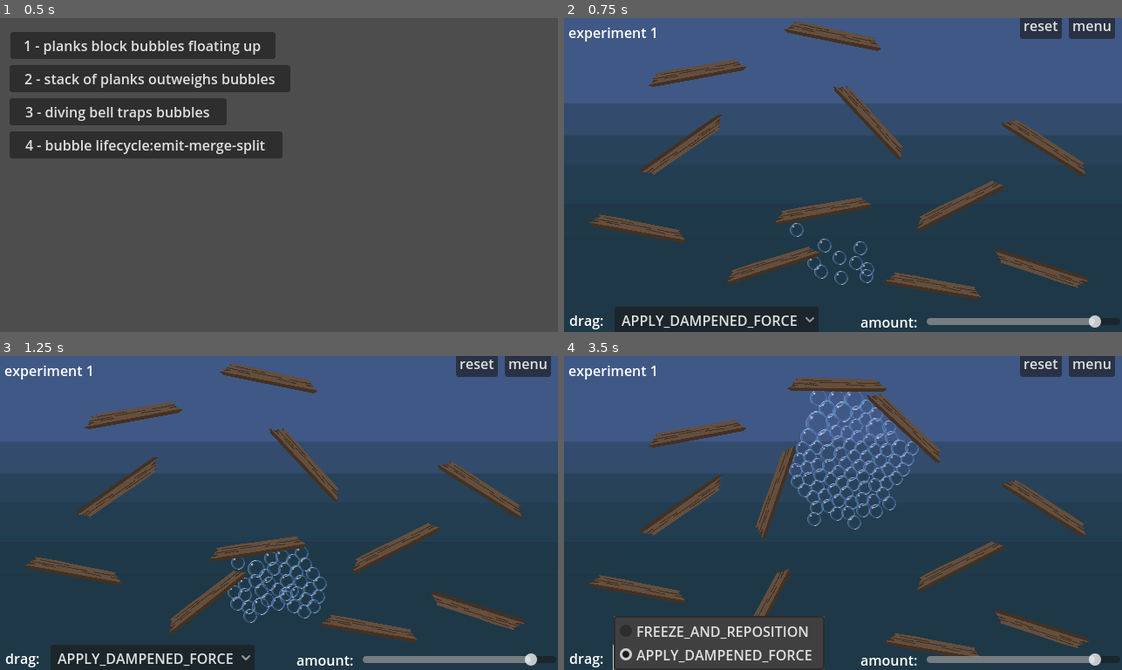
Above: before the commit, frames 1-4 (two rows, left to right).
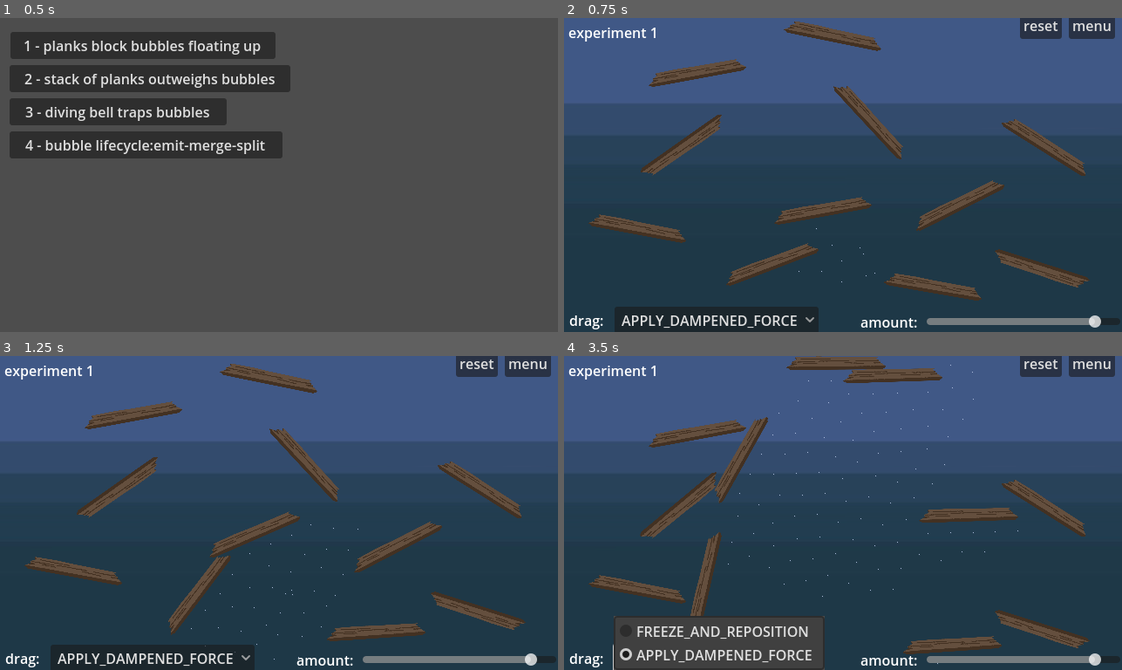
Above: after the commit, the same moments.

Repository: outrightmental/ggj25-bubble-up
Game: Godot game, scene res://scenes/main.tscn
Two runs of this game, one before a commit and one after it. Both use one fixed random seed, a clock stepped at 60 frames per second and the inputs below.
Inputs:
- Up to frame 1 (0.5 s): no input
- Up to frame 2 (0.75 s): click "1 - planks block bubbles floa…" at 0.5 s
- Up to frame 3 (1.25 s): no input
- Up to frame 4 (3.5 s): click "APPLY_DAMPENED_FORCE" at 1.25 s; click "APPLY_DAMPENED_FORCE" at 2 s; click "APPLY_DAMPENED_FORCE" at 2.75 s

Frame 1 is identical in both runs. In frame 2, 1.0% of the frame differs, in the area x 29-75%, y 60-90%; in frame 3, 4.1%; in frame 4, 9.5%, in the area x 13-82%, y 0-99%.
Error after the commit: Parse Error: Could not resolve super class path "res://models/collidable/collidable.gd". (res://models/movable/movable.gd:1)

Commit message:
checkpoint

Diff:
--- a/models/bubble/bubble.gd
+++ b/models/bubble/bubble.gd
@@ -1,26 +1,13 @@
-extends RigidBody2D
+extends "res://models/collidable/collidable.gd"
 
 # Constants
 var _collision_merge_accel_threshold: int = 2000
-var _collision_cooldown_millis: int       = 100
+var _collision_split_accel_threshold: int = 2000
 var _max_scale_factor: int                = 10
-
-# Unique identifier for the bubble
-@export var number: int = 0
-
-# Static variable to hold the number counter
-static var _numberCounter: int = 0
 
 # Scale factor for the sprite and collision area
 @export var sprite_scale_factor: float = 0.8
 @export var collision_scale_factor: float = 0.5
-
-# Velocity last seen and delta when it was sampled
-var last_velocity: Vector2 = Vector2.ZERO
-var last_delta: float = 0.0
-
-# Time created
-var created_at: float = 0.0
 
 # Load the bubble textures
 @onready var bubble_sprites: Array[Variant] = [
@@ -53,18 +40,14 @@
 
 # Called when the bubble is instantiated
 func _init():
-	_numberCounter += 1
-	number = _numberCounter
+	super._init()
 	name = "Bubble #" + str(number)
 
 
 # Called when the scene is added to the tree
 # Load the sprite and connect the signal
 func _ready():
-	created_at = Time.get_ticks_msec()
-	contact_monitor = true
-	max_contacts_reported = 1
-	name = "Bubble"
+	super._ready()
 	connect("body_entered", Callable(self, "_on_body_entered"))
 	update_mass(mass)
 
@@ -76,9 +59,14 @@
 
 
 # Called when another body enters the collision area
-func _on_body_entered(body):
-	if body is RigidBody2D and body.name.begins_with("Bubble"):
-		_on_collision_with_bubble(body)
+func _on_body_entered(other):
+	if other is RigidBody2D:
+		if other.name.begins_with("Bubble"):
+			_on_collision_with_bubble(other)
+			return
+		if other.name.begins_with("Movable"):
+			_on_collision_with_movable(other)
+			return
 
 
 # Function to handle collision with another bubble
@@ -86,30 +74,70 @@
 	if min(age(), other.age()) < _collision_cooldown_millis:
 		return
 	if abs(acceleration().length()) / mass > _collision_merge_accel_threshold:
-		_merge_with(other)
-	else:
-		# TODO collide with non-bubble
-		pass
+		_merge_into(other)
+
+
+# Function to handle collision with a movable object
+func _on_collision_with_movable(other) -> void:
+	if min(age(), other.age()) < _collision_cooldown_millis:
+		return
+	if abs(acceleration().length()) / mass > _collision_split_accel_threshold:
+		_split()
 
 
 # Function to merge two bubbles
-func _merge_with(other) -> void:
-	# If the other bubble is larger, call the merge function on it
-	if other.mass > mass:
-		other._merge_with(self)
+func _merge_into(other) -> void:
+	# If the other bubble is smaller or faster, call the function to merge that into this instead
+	if mass > other.mass:
+		other._merge_into(self)
 		return
 
 	# Lock the other bubble to prevent further collisions
 	if freeze or other.freeze:
 		return
 	else:
-		other.freeze = true
+		freeze = true
 
-	# Update the current bubble
-	update_mass(mass + other.mass)
+	# Update the other bubble's mass
+	other.update_mass(mass + other.mass)
 
-	# Destroy the other bubble
-	other.queue_free()
+	# Destroy this bubble
+	queue_free()
+
+
+# Function to split a bubble: remove the current bubble and spawn two new bubbles with half the mass. Position the two
+# new bubbles on opposite sides of the center of the original bubble, halfway between the center and the outside. New
+# bubbles inherit the acceleration of the original bubble
+func _split() -> void:
+	# Lock the other bubble to prevent further collisions
+	if freeze:
+		return
+	else:
+		freeze = true
+
+	# Calculate the new mass for the two bubbles
+	var new_mass: float = mass / 2
+
+	# Calculate the new position for the two bubbles
+	var r: float = sprite.get_rect().size.length() / 4
+	var a: float = linear_velocity.angle()
+	var v: Vector2 = Vector2(cos(a), sin(a)) * r
+
+	# Create the new bubble 1
+	var b1 = preload("res://models/bubble/bubble.tscn").instantiate()
+	b1.position = position + v
+	b1.mass = new_mass
+	get_parent().add_child(b1)
+
+	# Create the new bubble 2
+	var b2 = preload("res://models/bubble/bubble.tscn").instantiate()
+	b2.position = position - v
+	b2.mass = new_mass
+	get_parent().add_child(b2)
+
+	# Destroy this bubble
+	queue_free()
+
 
 # Function to update the scale of the bubble based on its mass
 func update_mass(new_mass: float):
--- a/models/movable/movable.gd
+++ b/models/movable/movable.gd
@@ -1,4 +1,6 @@
-extends RigidBody2D
+extends "res://models/collidable/collidable.gd"
+
+@export var bubble_split_factor: float = 0.38
 
 var drag_behavior: Global.DragBehavior = Global.DragBehavior.FREEZE_AND_REPOSITION
 var drag_pos_start: Vector2
@@ -11,6 +13,8 @@
 
 
 func _ready() -> void:
+	super._ready()
+	name = "Movable #" + str(number)
 	dragging_force = Global.get_drag_force()
 	if not collision_polygon:
 		push_error("CollisionPolygon2D node is missing!")
--- a/scenes/experiments/4_lifecycle_emit_merge_split.tscn
+++ b/scenes/experiments/4_lifecycle_emit_merge_split.tscn
@@ -1,9 +1,10 @@
-[gd_scene load_steps=5 format=3 uid="uid://djsk56db14mx0"]
+[gd_scene load_steps=6 format=3 uid="uid://djsk56db14mx0"]
 
 [ext_resource type="Texture2D" uid="uid://b6ly3cu7rfjje" path="res://assets/background_test.png" id="1_s60kq"]
 [ext_resource type="Script" path="res://models/bubble/bubble_emitter.gd" id="2_ew5xc"]
 [ext_resource type="PackedScene" uid="uid://d4cmqk53ynl56" path="res://models/movable/movable_plank.tscn" id="3_ytqld"]
 [ext_resource type="PackedScene" uid="uid://gl5hdp43qnoj" path="res://scenes/experiments/controls/controls.tscn" id="4_6v60j"]
+[ext_resource type="PackedScene" uid="uid://cny5s4lrsj5k8" path="res://models/movable/movable_mine.tscn" id="5_r1g3f"]
 
 [node name="Experiment 4" type="Node2D"]
 
@@ -31,3 +32,7 @@
 offset_right = -350.5
 offset_bottom = -335.0
 text = "experiment 4"
+
+[node name="RigidBody2D2" parent="." instance=ExtResource("5_r1g3f")]
+position = Vector2(394, -12)
+mass = 400.0
